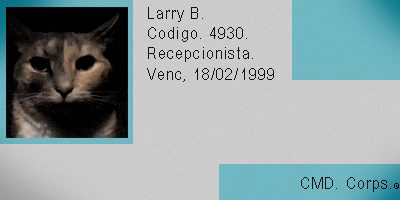
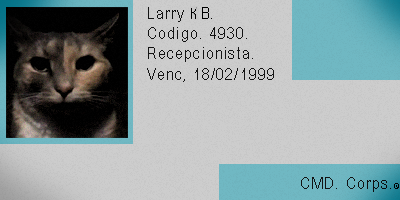
Revision of a layered 400 x 200 image; what changed, layer by layer:
added layer "Capa 3" above "Capa 2" over [193,7,212,19]
painted on "Capa 2" over [190,5,199,20]
